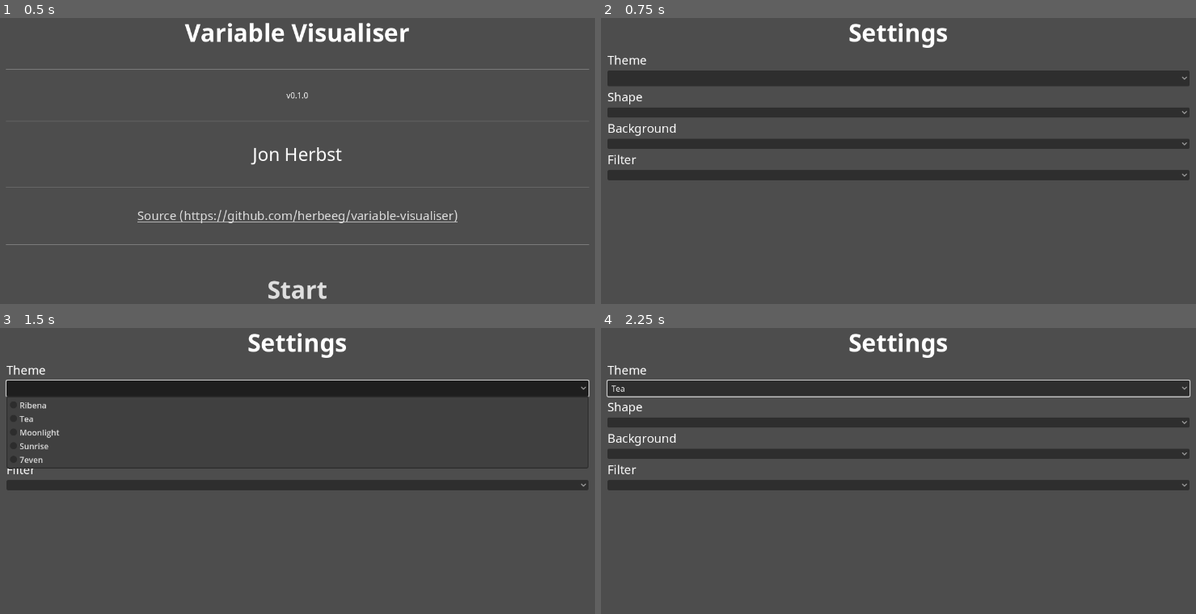
Above: before the commit, frames 1-4 (two rows, left to right).
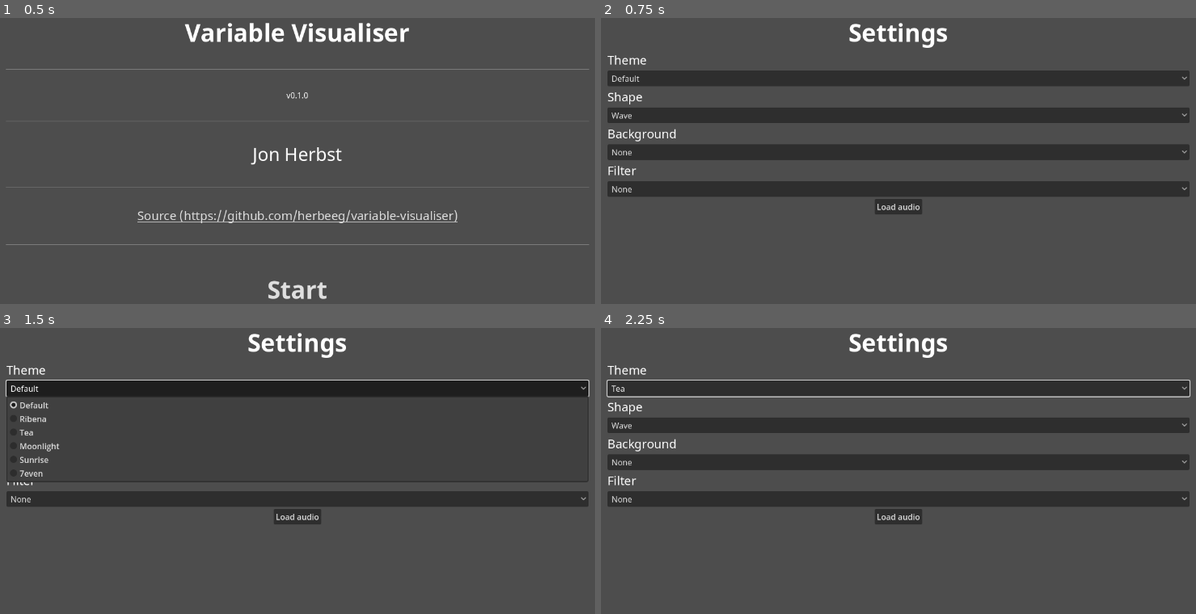
Above: after the commit, the same moments.

Repository: herbeeg/variable-visualiser
Game: Godot game, scene res://variable-visualiser/Root.tscn
The game is run twice, just before and just after one commit, with the same random seed, the same clock (stepped at 60 frames per second) and the same inputs.
Inputs (mouse positions are in pixels of both pictures, inside the frame that each line leads up to; where the layout moved, square brackets give the same spot in the first picture):
- Up to frame 1 (0.5 s): no input
- Up to frame 2 (0.75 s): click "Start" at 0.5 s
- Up to frame 3 (1.5 s): click (297, 388) at 1.25 s
- Up to frame 4 (2.25 s): click (898, 425) [898, 422] at 2 s

Frame 1 is identical in both runs. In frame 2, 17% of the frame differs, in the area x 1-99%, y 20-69%; in frame 3, 8.9%; in frame 4, 17%.

Commit message:
Adding various configuration dropdown selections and creating a new FileDialog node for audio file opening

Diff:
--- /dev/null
+++ b/variable-visualiser/FileHandler/Finder.tscn
@@ -0,0 +1,7 @@
+[gd_scene format=3 uid="uid://dnu573dkgiku8"]
+
+[node name="AudioFileFinderDialog" type="FileDialog"]
+title = "Open a File"
+ok_button_text = "Open"
+file_mode = 0
+show_hidden_files = true
--- a/variable-visualiser/UI/Settings.tscn
+++ b/variable-visualiser/UI/Settings.tscn
@@ -35,17 +35,20 @@
 layout_mode = 2
 theme_override_fonts/font = ExtResource("2_0e6ah")
 theme_override_font_sizes/font_size = 16
-item_count = 5
-popup/item_0/text = "Ribena"
+item_count = 6
+selected = 0
+popup/item_0/text = "Default"
 popup/item_0/id = 0
-popup/item_1/text = "Tea"
+popup/item_1/text = "Ribena"
 popup/item_1/id = 1
-popup/item_2/text = "Moonlight"
+popup/item_2/text = "Tea"
 popup/item_2/id = 2
-popup/item_3/text = "Sunrise"
+popup/item_3/text = "Moonlight"
 popup/item_3/id = 3
-popup/item_4/text = "7even"
+popup/item_4/text = "Sunrise"
 popup/item_4/id = 4
+popup/item_5/text = "7even"
+popup/item_5/id = 5
 
 [node name="ShapeLabel" type="Label" parent="SettingsStackContainer/SettingsListContainer"]
 layout_mode = 2
@@ -57,6 +60,18 @@
 layout_mode = 2
 theme_override_fonts/font = ExtResource("2_0e6ah")
 theme_override_font_sizes/font_size = 16
+item_count = 5
+selected = 0
+popup/item_0/text = "Wave"
+popup/item_0/id = 0
+popup/item_1/text = "Sphere"
+popup/item_1/id = 1
+popup/item_2/text = "Cube"
+popup/item_2/id = 2
+popup/item_3/text = "Pyramid"
+popup/item_3/id = 3
+popup/item_4/text = "Cylinder"
+popup/item_4/id = 4
 
 [node name="BackgroundLabel" type="Label" parent="SettingsStackContainer/SettingsListContainer"]
 layout_mode = 2
@@ -68,6 +83,14 @@
 layout_mode = 2
 theme_override_fonts/font = ExtResource("2_0e6ah")
 theme_override_font_sizes/font_size = 16
+item_count = 3
+selected = 0
+popup/item_0/text = "None"
+popup/item_0/id = 0
+popup/item_1/text = "Ocean"
+popup/item_1/id = 1
+popup/item_2/text = "Floral"
+popup/item_2/id = 2
 
 [node name="FilterLabel" type="Label" parent="SettingsStackContainer/SettingsListContainer"]
 layout_mode = 2
@@ -79,3 +102,18 @@
 layout_mode = 2
 theme_override_fonts/font = ExtResource("2_0e6ah")
 theme_override_font_sizes/font_size = 16
+item_count = 3
+selected = 0
+popup/item_0/text = "None"
+popup/item_0/id = 0
+popup/item_1/text = "Blur"
+popup/item_1/id = 1
+popup/item_2/text = "Pixelate"
+popup/item_2/id = 2
+
+[node name="LoadContainer" type="CenterContainer" parent="SettingsStackContainer"]
+layout_mode = 2
+
+[node name="LoadButton" type="Button" parent="SettingsStackContainer/LoadContainer"]
+layout_mode = 2
+text = "Load audio"
